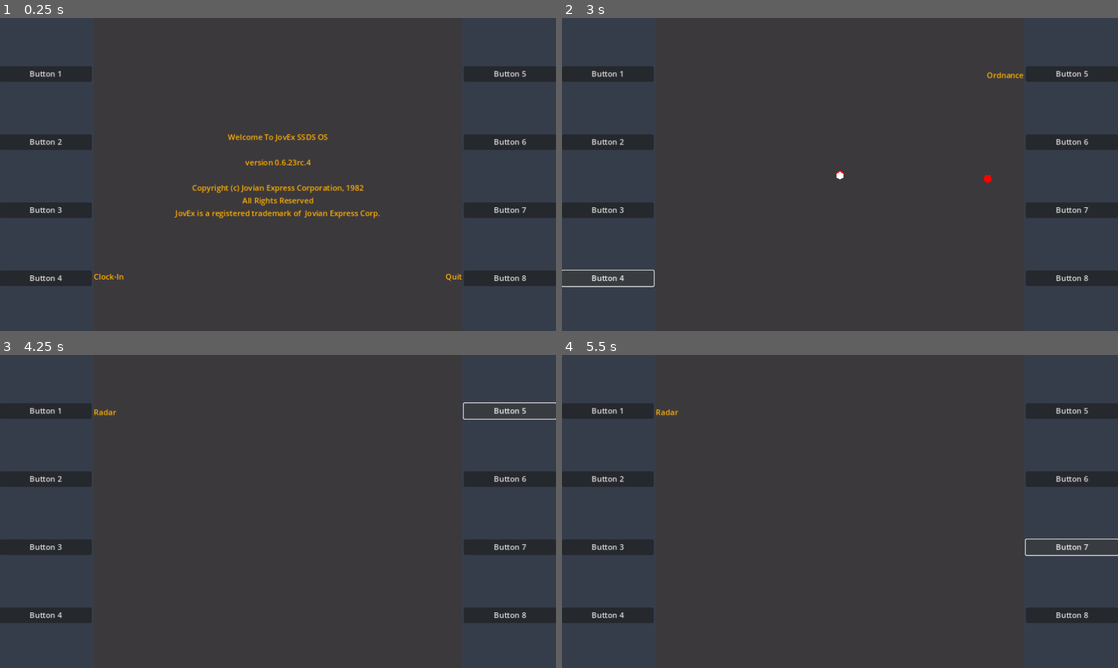
Above: before the commit, frames 1-4 (two rows, left to right).
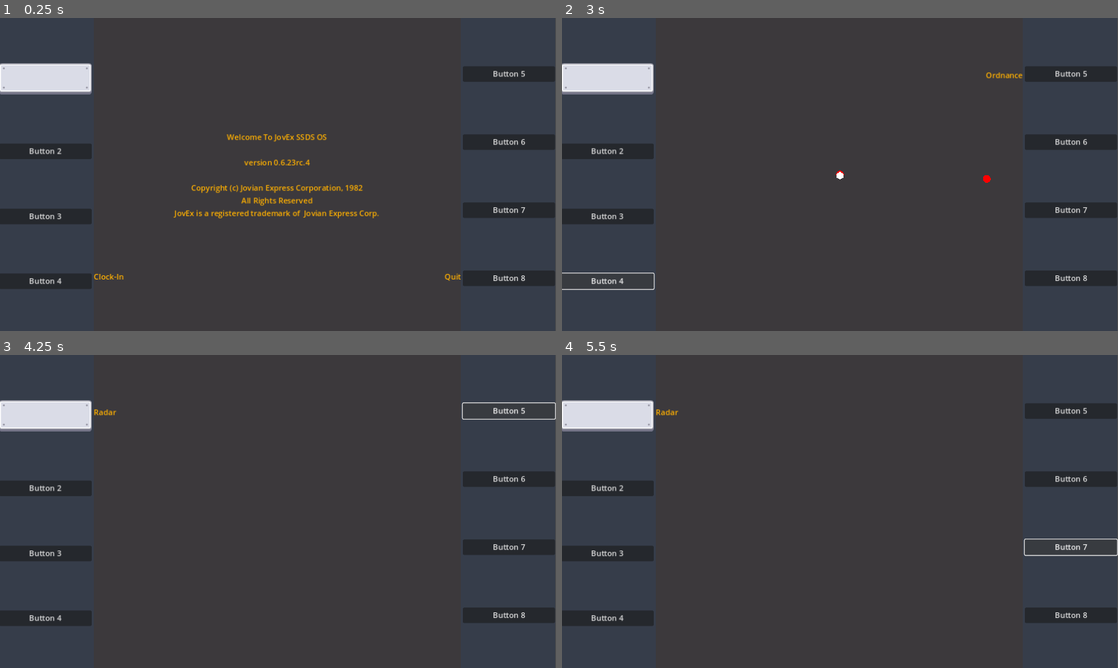
Above: after the commit, the same moments.

Repository: matthew-cavener/untitled_missile_game
Game: Godot game, scene res://ui/multi_function_display_panel.tscn
Two runs of this game, one before a commit and one after it. Both use one fixed random seed, a clock stepped at 60 frames per second and the inputs below. The project has no main scene, so this scene is started directly.
Inputs (mouse positions are in pixels of both pictures, inside the frame that each line leads up to; where the layout moved, square brackets give the same spot in the first picture):
- Up to frame 1 (0.25 s): no input
- Up to frame 2 (3 s): click (606, 77) [606, 74] at 0.5 s; click "Button 2" at 1.25 s; click "Button 3" at 2 s; click "Button 4" at 2.75 s
- Up to frame 3 (4.25 s): click "Button 5" at 3.5 s
- Up to frame 4 (5.5 s): click "Button 6" at 4.25 s; click "Button 7" at 5 s

The runs differ from the first frame. In frame 1, 5.3% of the frame differs, in the area x 0-100%, y 14-87%; in frame 2, 4.0%; in frame 3, 4.0%; in frame 4, 4.0%.

Commit message:
add button texture

Diff:
--- a/ui/left_button_panel.gd
+++ b/ui/left_button_panel.gd
@@ -2,6 +2,7 @@
 
 
 func _on_button_1_pressed():
+    $Button1/Button1Click.play()
     Events.emit_signal("button_1_pressed")
 
 func _on_button_2_pressed():
--- a/ui/left_button_panel.tscn
+++ b/ui/left_button_panel.tscn
@@ -1,6 +1,9 @@
-[gd_scene load_steps=2 format=3 uid="uid://b8sqw4ayd2bre"]
+[gd_scene load_steps=5 format=3 uid="uid://b8sqw4ayd2bre"]
 
 [ext_resource type="Script" path="res://ui/left_button_panel.gd" id="1_0vlbx"]
+[ext_resource type="Texture2D" uid="uid://crkq1bqmnpsyr" path="res://assets/visual/button_rectangle_depth.png" id="2_1tumi"]
+[ext_resource type="Texture2D" uid="uid://ck86qbma2slcy" path="res://assets/visual/panel_rectangle_screws.png" id="3_dxfw6"]
+[ext_resource type="AudioStream" uid="uid://0iy37ay65fgh" path="res://assets/audio/switch20.ogg" id="4_3smv1"]
 
 [node name="LeftButtonPanel" type="VBoxContainer"]
 anchors_preset = 15
@@ -14,9 +17,13 @@
 layout_mode = 2
 size_flags_vertical = 3
 
-[node name="Button1" type="Button" parent="."]
+[node name="Button1" type="TextureButton" parent="."]
 layout_mode = 2
-text = "Button 1"
+texture_normal = ExtResource("2_1tumi")
+texture_pressed = ExtResource("3_dxfw6")
+
+[node name="Button1Click" type="AudioStreamPlayer2D" parent="Button1"]
+stream = ExtResource("4_3smv1")
 
 [node name="Spacer2" type="Control" parent="."]
 layout_mode = 2
Not shown, added: assets/audio/switch20.ogg.import
Binary file added: assets/visual/button_rectangle_depth.png
Not shown, added: assets/visual/button_rectangle_depth.png.import
Binary file added: assets/visual/panel_rectangle_screws.png
Not shown, added: assets/visual/panel_rectangle_screws.png.import
Not shown, added: assets/audio/switch20.ogg
